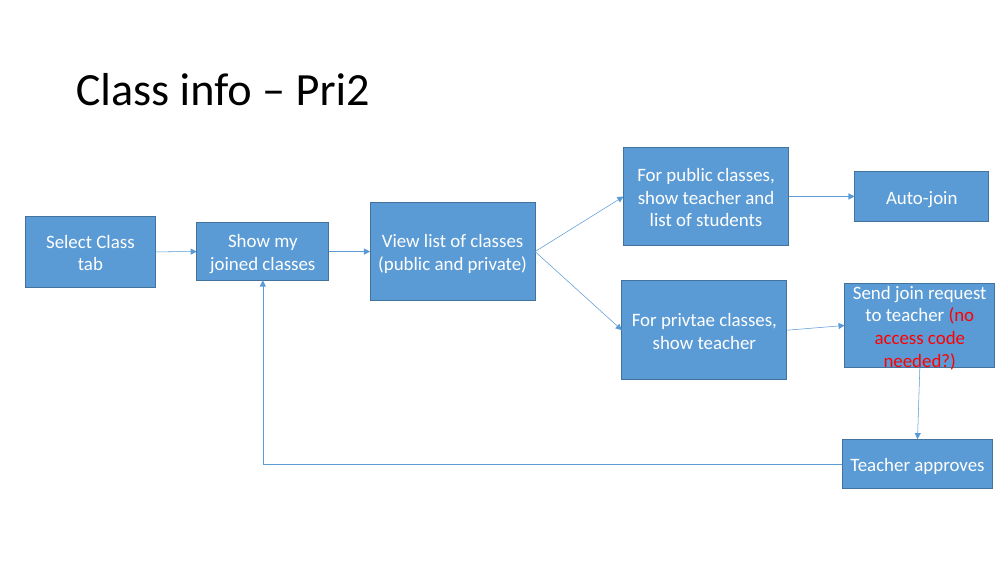
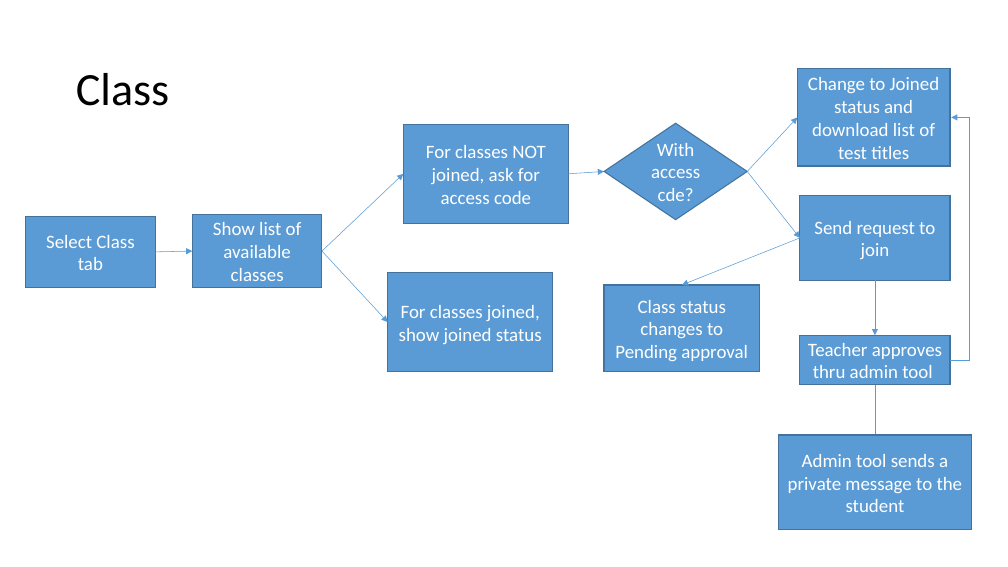
Before and after one commit to Wu-Fei/Parrot-Wireframe, a slide deck: slide 6 of Students flow.pptx. Drawn at 1008x567 pixels with LibreOffice and Linux fonts; fonts in the diff are those of the drawing. Boxes give left, top, right and bottom in pixels: in the first picture for what was removed or moved away, otherwise in the second. Text is boxed around its words. In the diff, an @@ line names an element or a change of style, - is before the commit and + after.

Commit message:
update student flow - first experience and classes

```diff
--- a/Students flow.pptx
+++ b/Students flow.pptx
@@ title at <box>76,73,169,106</box>: text changed @@
-Class info – Pri2
+Class
@@ rectangle added at <box>798,69,951,166</box>, fill #5B9BD5, outline #43739E 1 pt, 18 pt, text #FFFFFF @@
+Change to Joined status and download list of test titles
@@ arrow added from (747, 172) to (798, 117), #5B9BD5 0.5 pt @@
@@ elbow arrow added from (951, 360) to (951, 117), #5B9BD5 0.5 pt @@
@@ rectangle "For classes NOT joined, ask ...": place and size @@
-rectangle "For classes NOT joined, ask ..." at <box>622,281,787,380</box>
+rectangle "For classes NOT joined, ask ..." at <box>404,125,569,224</box>
@@ text in rectangle at <box>426,145,545,204</box>: text changed @@
-For privtae classes, show teacher
+For classes NOT joined, ask for access code
@@ diamond added at <box>604,123,747,220</box>, fill #5B9BD5, outline #43739E 1 pt, 18 pt, text #FFFFFF @@
+With access cde?
@@ arrow moved from (535, 252) - (622, 330) to (322, 251) - (404, 174) @@
@@ arrow moved from (787, 330) - (845, 326) to (569, 174) - (604, 172) @@
@@ arrow moved from (789, 197) - (855, 197) to (747, 172) - (800, 238) @@
@@ rectangle removed at <box>855,172,989,221</box> @@
-Auto-join
@@ rectangle removed at <box>371,202,535,301</box> @@
-View list of classes (public and private)
@@ rectangle "Send request to join": place and size @@
-rectangle "Send request to join" at <box>845,284,995,368</box>
+rectangle "Send request to join" at <box>800,196,951,281</box>
@@ rectangle "Show list of available classes": place and size @@
-rectangle "Show list of available classes" at <box>197,223,328,281</box>
+rectangle "Show list of available classes" at <box>193,215,322,288</box>
@@ text in rectangle at <box>213,222,302,281</box>: text changed @@
-Show my joined classes
+Show list of available classes
@@ arrow added from (800, 238) to (682, 285), #5B9BD5 0.5 pt @@
@@ text in rectangle at <box>814,221,935,259</box>: text changed @@
-Send join request to teacher (no access code needed?)
+Send request to join
@@ arrow moved from (156, 252) - (197, 252) to (156, 252) - (193, 251) @@
@@ arrow moved from (535, 252) - (624, 197) to (322, 251) - (388, 322) @@
@@ arrow removed from (329, 252) to (371, 252) @@
@@ elbow arrow removed from (842, 464) to (263, 281) @@
@@ rectangle "For classes joined, show joined ...": place and size @@
-rectangle "For classes joined, show joined ..." at <box>624,147,789,247</box>
+rectangle "For classes joined, show joined ..." at <box>388,273,553,372</box>
@@ rectangle added at <box>604,285,760,371</box>, fill #5B9BD5, outline #43739E 1 pt, 18 pt, text #FFFFFF @@
+Class status changes to Pending approval
@@ arrow moved from (920, 368) - (918, 439) to (875, 281) - (875, 336) @@
@@ text in rectangle at <box>399,305,542,344</box>: text changed @@
-For public classes, show teacher and list of students
+For classes joined, show joined status
@@ rectangle "Teacher approves thru admin tool": place and size @@
-rectangle "Teacher approves thru admin tool" at <box>842,439,993,488</box>
+rectangle "Teacher approves thru admin tool" at <box>800,336,951,385</box>
@@ text in rectangle at <box>808,343,942,378</box>: text changed @@
-Teacher approves
+Teacher approves thru admin tool
@@ arrow added from (875, 385) to (875, 451), #5B9BD5 0.5 pt @@
@@ rectangle added at <box>779,435,972,530</box>, fill #5B9BD5, outline #43739E 1 pt, 18 pt, text #FFFFFF @@
+Admin tool sends a private message to the student
```
Also in this commit, not shown: 5 other slides changed.
